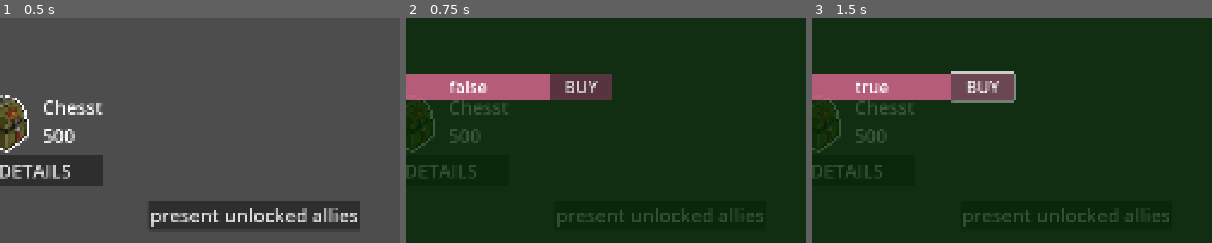
Above: before the commit, frames 1-3 (left to right).
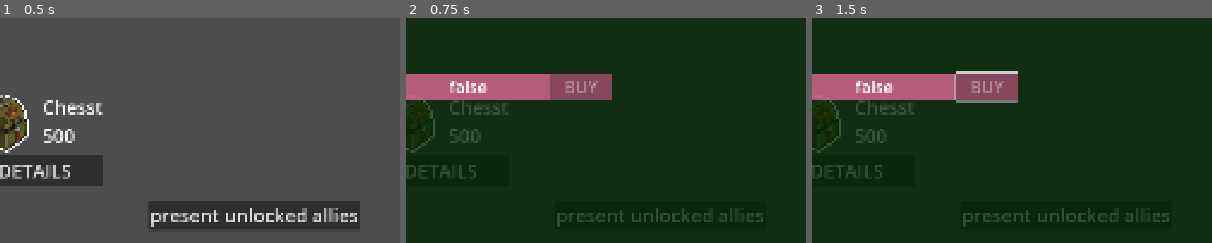
Above: after the commit, the same moments.

Repository: diablohumastudio/NvC-Data-Systems
Game: Godot game, scene res://screens/allies_market/allies_market.tscn
Same seed, same stepped clock (60 frames per second), same inputs: the game is played once before the commit and once after it. This scene is started directly instead of the project's main scene. The engine's default icon, where the game draws it, is replaced by a stand-in: a white triangle on a blue panel in a dark square.
Inputs (mouse positions are % of the whole screen's width and height, from its top left):
- Up to frame 1 (0.5 s): no input
- Up to frame 2 (0.75 s): click "DETAILS" at 0.5 s
- Up to frame 3 (1.5 s): click (72, 39) at 1.25 s, where only the run before the commit has a clickable "BUY"
The pictures show only the part of the screen within x 50-100%, y 23-73%; the shares and areas given below are measured in that part.

Frame 1 is identical in both runs. In frame 2, 1.7% of the frame differs, in the area x 36-52%, y 24-37%; in frame 3, 2.3%, in the area x 11-52%, y 23-38%.

Commit message:
some little fixes in market and inforcement of unlocked for buying

Diff:
--- a/data/acs_system/state_changers/model/sc_buyed_ally_level.gd
+++ b/data/acs_system/state_changers/model/sc_buyed_ally_level.gd
@@ -10,5 +10,6 @@
 
 	for ud_ally in UDS.current_user_data.allies_inventory.ud_allies:
 		if ud_ally.id == ally_id:
-			if !ud_ally.buyed_levels.has(ally_level_id):
+			var is_ally_level_buyed = ud_ally.buyed_levels.has(ally_level_id)
+			if !is_ally_level_buyed:
 				ud_ally.buyed_levels.append(ally_level_id)
--- a/screens/allies_market/ally_details_popup/ally_details_popup.gd
+++ b/screens/allies_market/ally_details_popup/ally_details_popup.gd
@@ -18,7 +18,8 @@
 	for level in ally.ud_ally.levels_conditions:
 		var new_level_presenter: AllyLevelPresenter = load("res://screens/allies_market/ally_details_popup/ally_level_presenter/ally_level_presenter.tscn").instantiate()
 		new_level_presenter.ally_level = level
-		new_level_presenter.level_buyed.connect(update_all_level_presenters)
+		if !new_level_presenter.level_buyed.is_connected(update_all_level_presenters):
+			new_level_presenter.level_buyed.connect(update_all_level_presenters)
 		%AllylevelsPresContainer.add_child(new_level_presenter)
 
 func update_all_level_presenters():
--- a/screens/allies_market/ally_details_popup/ally_level_presenter/ally_level_presenter.gd
+++ b/screens/allies_market/ally_details_popup/ally_level_presenter/ally_level_presenter.gd
@@ -2,28 +2,27 @@
 
 signal level_buyed
 
-var ally_level: AllyLevel : set = _set_level
-var is_unlocked: bool : set = _set_is_unlocked
+var ally_level: AllyLevel
+var ally: Ally
 
-func _set_level(new_value: AllyLevel):
-	ally_level = new_value
+func _ready() -> void:
 	if ally_level:
-		_update_visuals()
-
-func _set_is_unlocked(new_value: bool):
-	is_unlocked = new_value
-	if is_unlocked:
+		ally = DataFilesLoader.get_allies_from_res_file_by_id(ally_level.ally_id)
 		_update_visuals()
 
 func _update_visuals():
-	var ally: Ally = DataFilesLoader.get_allies_from_res_file_by_id(ally_level.ally_id)
+	var is_level_unlocked: bool = ally.ud_ally.is_level_unlocked(ally_level.level_id)
+	var is_level_buyed: bool = ally.ud_ally.is_level_buyed(ally_level.level_id)
+
 	%AllyLevelName.text = ally_level.level_id
 	%AllyLevelPrice.text = str(ally_level.price)
-	%AllyLevelIsUnlocked.text = str(ally.ud_ally.is_level_unlocked(ally_level.level_id))
-	%AllyLevelIsBuyed.text = str(ally.ud_ally.is_level_buyed(ally_level.level_id))
+	%AllyLevelIsUnlocked.text = str(is_level_unlocked)
+	%BuyAllyLevelBtn.disabled = !is_level_unlocked
+	%AllyLevelIsBuyed.text = str(is_level_buyed)
 
 func _on_buy_ally_level_btn_pressed() -> void:
-	var ally: Ally = DataFilesLoader.get_allies_from_res_file_by_id(ally_level.ally_id)
 	ACS.set_action(Action.new(Action.TYPES.BUYED_ALLY_LEVEL, Action.PayBuyedAllyLevel.new(ally_level.level_id, ally_level.ally_id)))
-	_update_visuals()
+	update_all_level_presenters_visuals()
+
+func update_all_level_presenters_visuals():
 	level_buyed.emit()
--- a/screens/allies_market/ally_details_popup/ally_level_presenter/ally_level_presenter.tscn
+++ b/screens/allies_market/ally_details_popup/ally_level_presenter/ally_level_presenter.tscn
@@ -42,6 +42,7 @@
 text = "Buyed"
 
 [node name="BuyAllyLevelBtn" type="Button" parent="HboxContainer"]
+unique_name_in_owner = true
 custom_minimum_size = Vector2(150, 0)
 layout_mode = 2
 size_flags_horizontal = 3
